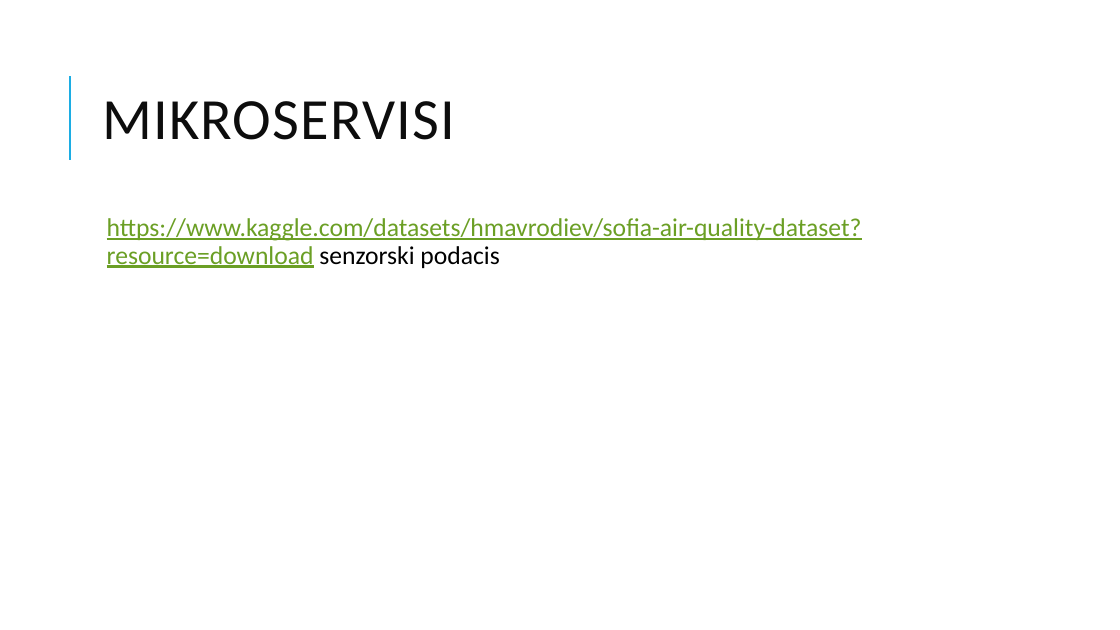
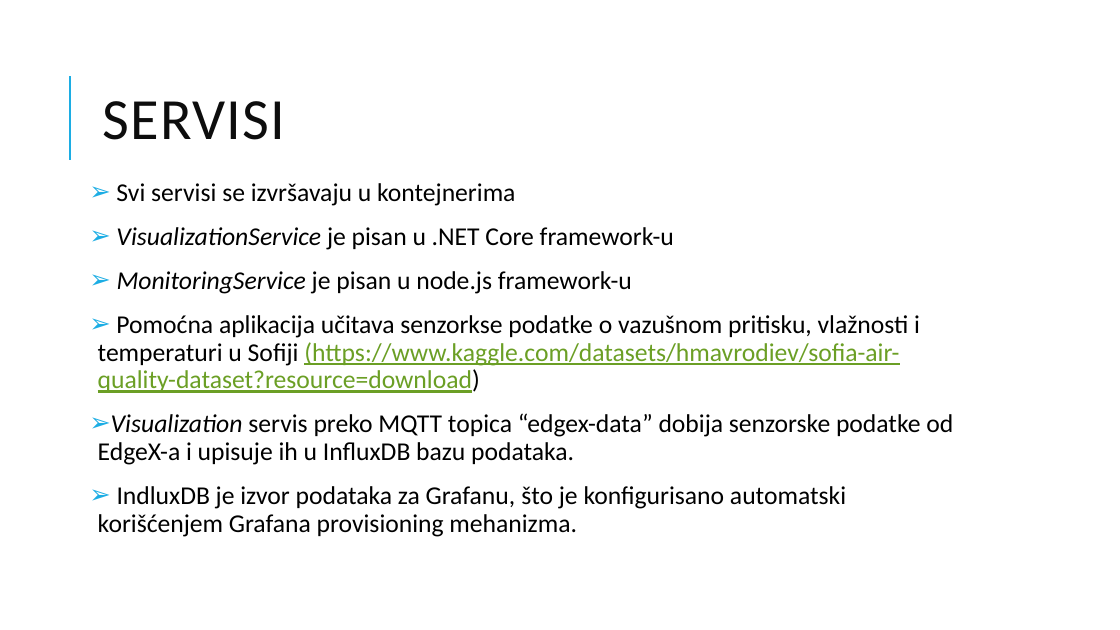
Before and after one commit to miljanasimic/SOA-Projekat, a slide deck: slide 13 of Prezentacija projekta/Prezentacija.pptx. Drawn at 1120x630 pixels with LibreOffice and Linux fonts; fonts in the diff are those of the drawing. Boxes give left, top, right and bottom in pixels: in the first picture for what was removed or moved away, otherwise in the second. Text is boxed around its words. In the diff, an @@ line names an element or a change of style, - is before the commit and + after.

```diff
--- a/Prezentacija projekta/Prezentacija.pptx
+++ b/Prezentacija projekta/Prezentacija.pptx
@@ title at (x1=102, y1=101, x2=284, y2=140): text changed @@
-MIKROSERVISI
+SERVISI
@@ text at (x1=98, y1=183, x2=953, y2=537): text changed; text colour #6B9F25 to #000000 @@
-  https://www.kaggle.com/datasets/hmavrodiev/sofia-air-quality-dataset?resource=download senzorski podacis
+➢ Svi servisi se izvršavaju u kontejnerima
+➢ VisualizationService je pisan u .NET Core framework-u
+➢ MonitoringService je pisan u node.js framework-u
+➢ Pomoćna aplikacija učitava senzorkse podatke o vazušnom pritisku, vlažnosti i temperaturi u Sofiji (https://www.kaggle.com/datasets/hmavrodiev/sofia-air-quality-dataset?resource=download)
+➢ Visualization servis preko MQTT topica “edgex-data” dobija senzorske podatke od EdgeX-a i upisuje ih u InfluxDB bazu podataka.
+➢ IndluxDB je izvor podataka za Grafanu, što je konfigurisano automatski korišćenjem Grafana provisioning mehanizma.
```
Also in this commit, not shown: 5 other slides changed, 1 slide added.
